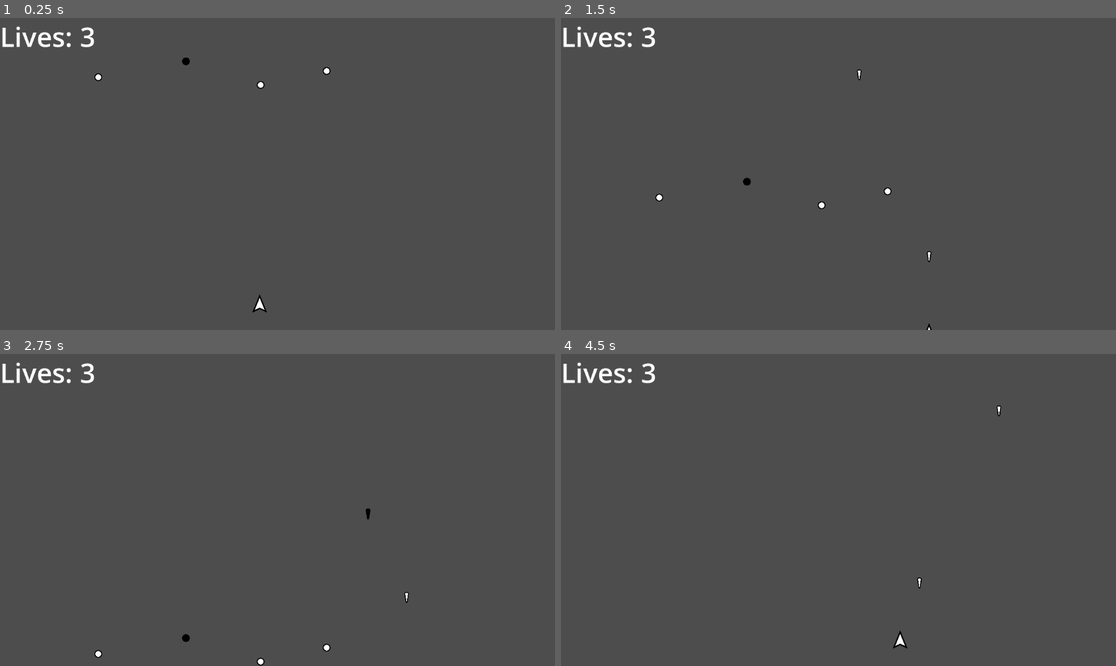
Above: before the commit, frames 1-4 (two rows, left to right).
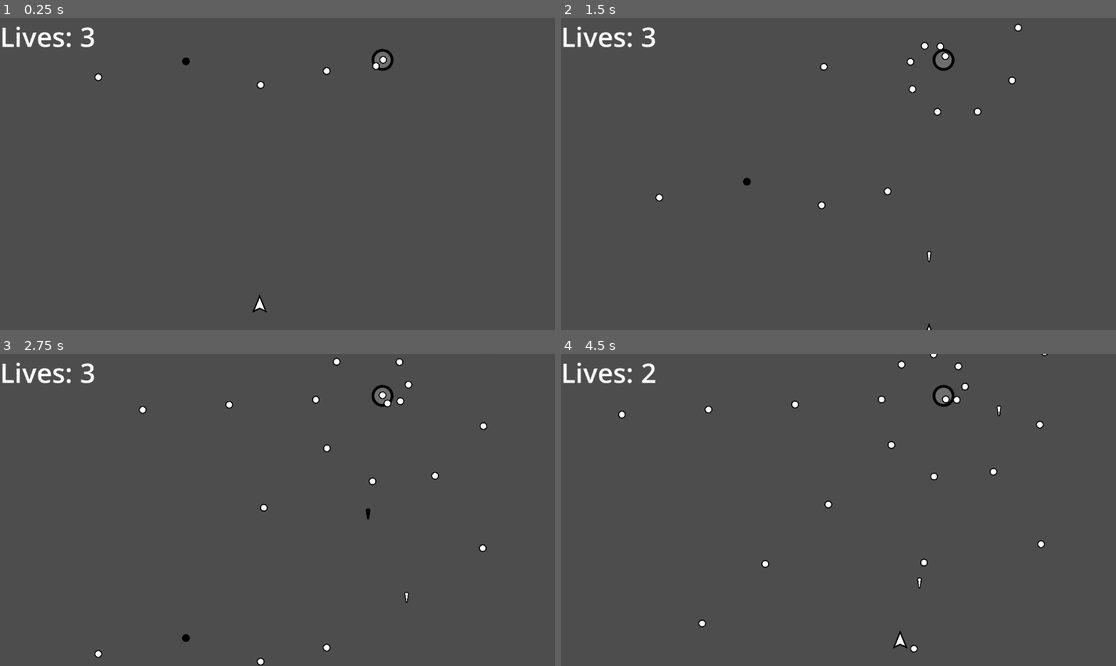
Above: after the commit, the same moments.

Repository: SpookySquid14/sonic-frontiers-based-shooter
Game: Godot game, scene res://scenes/game.tscn
The game is run twice, just before and just after one commit, with the same random seed, the same clock (stepped at 60 frames per second) and the same inputs.
Inputs (mouse positions are in pixels of both pictures, inside the frame that each line leads up to):
- Up to frame 1 (0.25 s): no input
- Up to frame 2 (1.5 s): move the mouse to (960, 158) at 0.52 s; hold Right (move_right) 0.53-1.28 s; hold Right mouse button (shoot_black) 0.53-1.28 s; click (960, 158) at 0.8 s; move the mouse to (727, 189) at 1.27 s; hold S (move_down) from 1.28 s (still down); click (727, 189) at 1.35 s
- Up to frame 3 (2.75 s): right-click (166, 525) at 1.55 s; move the mouse to (333, 441) at 2.02 s; release S (move_down) at 2.03 s; hold Right (move_right) from 2.03 s (still down); hold Right mouse button (shoot_black) from 2.03 s (still down); click (333, 441) at 2.3 s
- Up to frame 4 (4.5 s): move the mouse to (810, 572) at 2.77 s; release Right (move_right) at 2.78 s; release Right mouse button (shoot_black) at 2.78 s; hold W (move_up) 2.78-3.53 s; click (810, 572) at 2.85 s; right-click (810, 572) at 3.05 s; move the mouse to (1005, 556) at 3.52 s; hold Right mouse button (shoot_black) 3.53-4.28 s; hold A (move_left) from 3.53 s (still down); click (1005, 556) at 3.8 s; move the mouse to (672, 463) at 4.27 s; click (672, 463) at 4.35 s

The runs differ from the first frame. In frame 1, 0.2% of the frame differs, in the area x 66-71%, y 9-17%; in frame 2, 0.5%; in frame 3, 0.6%; in frame 4, 0.8%, in the area x 10-88%, y 0-96%.

Commit message:
Made basic emitter

Diff:
--- a/scenes/game.tscn
+++ b/scenes/game.tscn
@@ -1,8 +1,9 @@
-[gd_scene load_steps=5 format=3 uid="uid://du4dmsltrj1ao"]
+[gd_scene load_steps=6 format=3 uid="uid://du4dmsltrj1ao"]
 
 [ext_resource type="Script" uid="uid://b36ghxd25rfm7" path="res://scripts/manager.gd" id="1_lnu2h"]
 [ext_resource type="PackedScene" uid="uid://d4akhi8tpi3td" path="res://scenes/player.tscn" id="1_uwrxv"]
 [ext_resource type="PackedScene" uid="uid://bxhkbw52fvf0u" path="res://scenes/enemy_bullet.tscn" id="3_lnu2h"]
+[ext_resource type="PackedScene" uid="uid://bgg1dvakh1ggd" path="res://scenes/rotating_emitter.tscn" id="4_lbhrr"]
 
 [sub_resource type="WorldBoundaryShape2D" id="WorldBoundaryShape2D_uwrxv"]
 normal = Vector2(0, 1)
@@ -45,4 +46,7 @@
 [node name="EnemyBullet4" parent="Enemy Bullets" instance=ExtResource("3_lnu2h")]
 position = Vector2(541, 97)
 
+[node name="Rotating Emitter" parent="." instance=ExtResource("4_lbhrr")]
+position = Vector2(794, 87)
+
 [connection signal="life_lost" from="Player" to="." method="_on_player_life_lost"]
--- /dev/null
+++ b/scenes/rotating_emitter.tscn
@@ -0,0 +1,19 @@
+[gd_scene load_steps=4 format=3 uid="uid://bgg1dvakh1ggd"]
+
+[ext_resource type="Texture2D" uid="uid://2urlgrihk8n1" path="res://sprites/enemy_sphere.png" id="1_l5g3j"]
+[ext_resource type="Script" uid="uid://o2rqa7dmrll" path="res://scripts/rotating_emitter.gd" id="1_n8e4m"]
+[ext_resource type="PackedScene" uid="uid://bxhkbw52fvf0u" path="res://scenes/enemy_bullet.tscn" id="2_4aj18"]
+
+[node name="Rotating Emitter" type="Node2D"]
+script = ExtResource("1_n8e4m")
+bullet = ExtResource("2_4aj18")
+
+[node name="Sprite2D" type="Sprite2D" parent="."]
+modulate = Color(0.43134, 0.43134, 0.43134, 1)
+scale = Vector2(0.5, 0.5)
+texture = ExtResource("1_l5g3j")
+
+[node name="Timer" type="Timer" parent="."]
+wait_time = 0.1
+
+[connection signal="timeout" from="Timer" to="." method="_on_timer_timeout"]
--- a/scripts/enemy_bullet.gd
+++ b/scripts/enemy_bullet.gd
@@ -3,7 +3,7 @@
 const SPEED = 200
 
 func _process(delta: float) -> void:
-	position.y += SPEED * delta
+	move_local_y(SPEED * delta)
 
 func _on_area_entered(area: Area2D) -> void:
 	print ("HIT" + String(area.name))
--- /dev/null
+++ b/scripts/rotating_emitter.gd
@@ -0,0 +1,36 @@
+extends Node2D
+
+@export var bullet: PackedScene
+@onready var timer: Timer = $Timer
+var color:= 0
+const ROT_SPEED = 400
+
+# Called when the node enters the scene tree for the first time.
+func _ready() -> void:
+	timer.start()
+	pass # Replace with function body.
+
+
+# Called every frame. 'delta' is the elapsed time since the previous frame.
+func _process(delta: float) -> void:
+	rotate(deg_to_rad(ROT_SPEED*delta))
+	pass
+
+
+func _on_timer_timeout() -> void:
+	shoot_bullet(color)
+	print("Timer Ran Out")
+	pass # Replace with function body.
+
+func shoot_bullet(col: int):
+	var bullet_shot = bullet.instantiate()
+	if col == 0:
+		bullet_shot.collision_layer = 0b10
+		bullet_shot.collision_mask = 0b11
+		bullet_shot.modulate = Color("White")
+	elif col == 1:
+		bullet_shot.collision_layer = 0b100
+		bullet_shot.collision_mask = 0b101
+		bullet_shot.modulate = Color("Black")
+	owner.add_child(bullet_shot)
+	bullet_shot.transform = global_transform
Not shown, added: scripts/rotating_emitter.gd.uid
